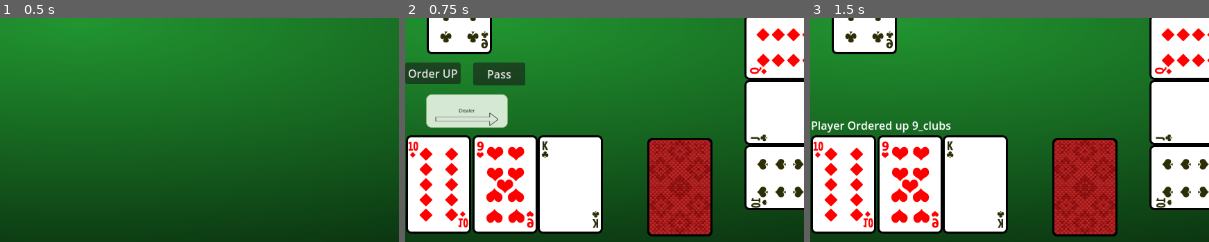
Above: before the commit, frames 1-3 (left to right).
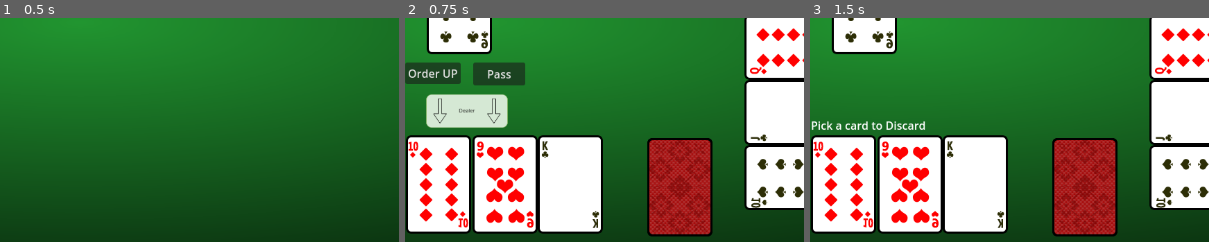
Above: after the commit, the same moments.

Repository: nlarsen31/EuchreGoDot
Game: Godot game, scene res://main.tscn
Two runs of this game, one before a commit and one after it. Both use one fixed random seed, a clock stepped at 60 frames per second and the inputs below.
Inputs:
- Up to frame 1 (0.5 s): no input
- Up to frame 2 (0.75 s): click "Play" at 0.5 s
- Up to frame 3 (1.5 s): click "Order UP" at 1.25 s
The pictures show only the part of the screen within x 43-93%, y 50-100%; the shares and areas given below are measured in that part.

Frame 1 is identical in both runs. In frame 2, 0.3% of the frame differs, in the area x 7-25%, y 35-49%; in frame 3, 0.8%, in the area x 2-36%, y 45-52%.

Commit message:
finish all trump phases.

Diff:
--- a/CommonScripts/enums.gd
+++ b/CommonScripts/enums.gd
@@ -1,3 +1,4 @@
+const TO_STR_SUITS = ["spades", "clubs", "hearts", "diamonds"] # Same order as enum
 enum Suits {
 	SPADES,
 	CLUBS,
@@ -21,6 +22,7 @@
 	ACE,
 	JACK,
 }
+const Players_toString = ["right", "player", "left", "partner"]
 enum Players {
 	Right,
 	Player,
--- a/Playing/MakeTrumpPhase2.gd
+++ b/Playing/MakeTrumpPhase2.gd
@@ -6,6 +6,8 @@
 signal hearts_signal
 signal pass_signal
 
+const Enums = preload("res://CommonScripts/enums.gd")
+
 # Called when the node enters the scene tree for the first time.
 func _ready():
 	pass # Replace with function body.
@@ -13,26 +15,31 @@
 func set_dealer(dealer):
 	$DealerIndicator.set_dealer(dealer)
 
+func disable_suit(suit):
+	if suit == Enums.Suits.SPADES:
+		$Spades.disabled = true
+	if suit == Enums.Suits.HEARTS:
+		$Hearts.disabled = true
+	if suit == Enums.Suits.DIAMONDS:
+		$Diamonds.disabled = true
+	if suit == Enums.Suits.CLUBS:
+		$Clubs.disabled = true
+
 # Called every frame. 'delta' is the elapsed time since the previous frame.
 func _process(delta):
 	pass
 
-
 func _on_spades_pressed():
 	spades_signal.emit()
-
 
 func _on_hearts_pressed():
 	hearts_signal.emit()
 
-
 func _on_diamonds_pressed():
 	diamonds_signal.emit()
-
 
 func _on_clubs_pressed():
 	clubs_signal.emit()
 
-
 func _on_pass_pressed():
 	pass_signal.emit()
--- a/Playing/playing.gd
+++ b/Playing/playing.gd
@@ -52,17 +52,21 @@
 
 # Game State Objects.
 var game_state = Enums.GameState.FaceUpPickTrump
+var playerOrder = [ # List of players starting with right of dealer
+	Enums.Players.Right, # Right of dealer
+	Enums.Players.Partner, # Second to make trump
+	Enums.Players.Left, # third to make trump
+	Enums.Players.Player] # Dealer
 #var playerOrder = [ # List of players starting with right of dealer
-	#Enums.Players.Right, # Right of dealer
-	#Enums.Players.Partner, # Second to make trump
-	#Enums.Players.Left, # third to make trump
-	#Enums.Players.Player] # Dealer
-var playerOrder = [ # List of players starting with right of dealer
-	Enums.Players.Partner, # Right of dealer
-	Enums.Players.Left, # Second to make trump
-	Enums.Players.Player, # third to make trump
-	Enums.Players.Right] # Dealer
-
+	#Enums.Players.Player, # Right of dealer
+	#Enums.Players.Right, # Second to make trump
+	#Enums.Players.Partner, # third to make trump
+	#Enums.Players.Left] # Dealer
+#var playerOrder = [ # List of players starting with right of dealer
+	#Enums.Players.Partner, # Right of dealer
+	#Enums.Players.Left, # Second to make trump
+	#Enums.Players.Player, # third to make trump
+	#Enums.Players.Right] # Dealer
 var callingPlayer = -1
 var Trump = Enums.Suits.SPADES
 
@@ -135,13 +139,16 @@
 
 func _pick_random_choice(force = false):
 	var options = []
+	var isDealer = callingPlayer == playerOrder[3]
 	if game_state == Enums.GameState.FaceUpPickTrump:
 		options = ["pass", "pickItUp"] # TODO Change to Enum
 	if game_state == Enums.GameState.FaceDownPickTrump:
-		options = ["spades", "hearts", "clubs", "diamonds", "pass"]
+		options = ["spades", "hearts", "clubs", "diamonds"]
+		if not isDealer:
+			options.append_array(["pass","pass","pass","pass","pass","pass","pass","pass"])
 
 	options.shuffle()
-	if force:
+	if force and (not isDealer):
 		options[0] = "pass"
 	print("Player picked " + options[0])
 	return options[0]
@@ -164,24 +171,31 @@
 			if idx == 3: # dealer has chose to pass
 				print("dealer passed")
 				_start_face_down_bidding()
-
-
 	elif game_state == Enums.GameState.FaceDownPickTrump:
 		for i in range(start_idx, 4):
 			# End when we get to player
+			callingPlayer = playerOrder[i]
 			if playerOrder[i] == Enums.Players.Player:
-				callingPlayer = playerOrder[i]
-				return
-			var choice = _pick_random_choice()
+				return
+			var choice = _pick_random_choice(true)
 			if choice == "spades":
-				print("chose spades")
+				$HintLabel.text = Enums.Players_toString[callingPlayer] +  " chose spades"
+				_start_playing()
+				return
 			elif choice == "clubs":
-				print("chose clubs")
+				$HintLabel.text = Enums.Players_toString[callingPlayer] +  " chose clubs"
+				_start_playing()
+				return
 			elif choice == "hearts":
-				print("chose hearts")
+				$HintLabel.text = Enums.Players_toString[callingPlayer] +  " chose hearts"
+				_start_playing()
+				return
 			elif choice == "diamonds":
-				print("chose diamonds")
-
+				$HintLabel.text = Enums.Players_toString[callingPlayer] +  " chose diamonds"
+				_start_playing()
+				return
+	elif game_state == Enums.GameState.Playing:
+		print("Simulate playing to player")
 
 # Called every frame. 'delta' is the elapsed time since the previous frame.
 func _process(delta):
@@ -193,12 +207,24 @@
 	deck[j] = tmp
 func _start_face_down_bidding():
 	game_state = Enums.GameState.FaceDownPickTrump
+	var kitty_trump = deck[KITTY_IDX].suit
+	$MakeTrumpPhase2.disable_suit(kitty_trump)
 	deck[KITTY_IDX].flipDownCard()
 	deck[KITTY_IDX].position = Vector2(1000,1000)
 	$MakeTrumpPhase2.set_dealer(playerOrder[3])
 	_simulate_to_player(0)
+	if game_state == Enums.GameState.FaceDownPickTrump:
+		$MakeTrumpPhase1.visible = false
+		$MakeTrumpPhase2.visible = true
+		var isPlayerDealer = playerOrder[3] == Enums.Players.Player
+		if isPlayerDealer:
+			$MakeTrumpPhase2/Pass.disabled = true
+
+func _start_playing():
+	$HintLabel.visible = true
+	game_state = Enums.GameState.Playing
 	$MakeTrumpPhase1.visible = false
-	$MakeTrumpPhase2.visible = true
+	$MakeTrumpPhase2.visible = false
 
 # Phase 1 signals
 func _order_up_signal():
@@ -229,11 +255,9 @@
 
 
 	$HintLabel.visible = true
-
 func _pick_suit(suit):
 	Trump = suit
 	_simulate_to_player(0)
-
 func _pass_signal():
 	print("_pass_siganl")
 	# get player index
@@ -244,21 +268,24 @@
 		_simulate_to_player((idx + 1) % 4)
 
 # phase 2 signals
+func phase2_make_trump(suit):
+	Trump = suit
+	game_state = Enums.GameState.Playing
+	$HintLabel.text = "Player made " + Enums.TO_STR_SUITS[suit]
+	$HintLabel.visible = true
+	$MakeTrumpPhase2.visible = false
+	_simulate_to_player(0)
 func _spades_signal():
-	Trump = Enums.Suits.SPADES
-	_simulate_to_player(0)
+	phase2_make_trump(Enums.Suits.SPADES)
 func _hearts_signal():
-	Trump = Enums.Suits.HEARTS
-	_simulate_to_player(0)
+	phase2_make_trump(Enums.Suits.HEARTS)
 func _diamonds_signal():
-	Trump = Enums.Suits.DIAMONDS
-	_simulate_to_player(0)
+	phase2_make_trump(Enums.Suits.DIAMONDS)
 func _clubs_signal():
-	Trump = Enums.Suits.CLUBS
-	_simulate_to_player(0)
+	phase2_make_trump(Enums.Suits.CLUBS)
 func _pass2_signal():
-	_simulate_to_player(0)
-
+	var callingPlayerIdx = playerOrder.find(callingPlayer)
+	_simulate_to_player(callingPlayerIdx + 1)
 func _discard_signal(card):
 	# disconnect signals to players cards
 	for i in range(5): # Players hand
@@ -273,3 +300,5 @@
 	deck[found].position = Vector2(1000,1000)
 	_swap_deck_cards(found, KITTY_IDX)
 	_deal_player_cards()
+
+# Playing signals
